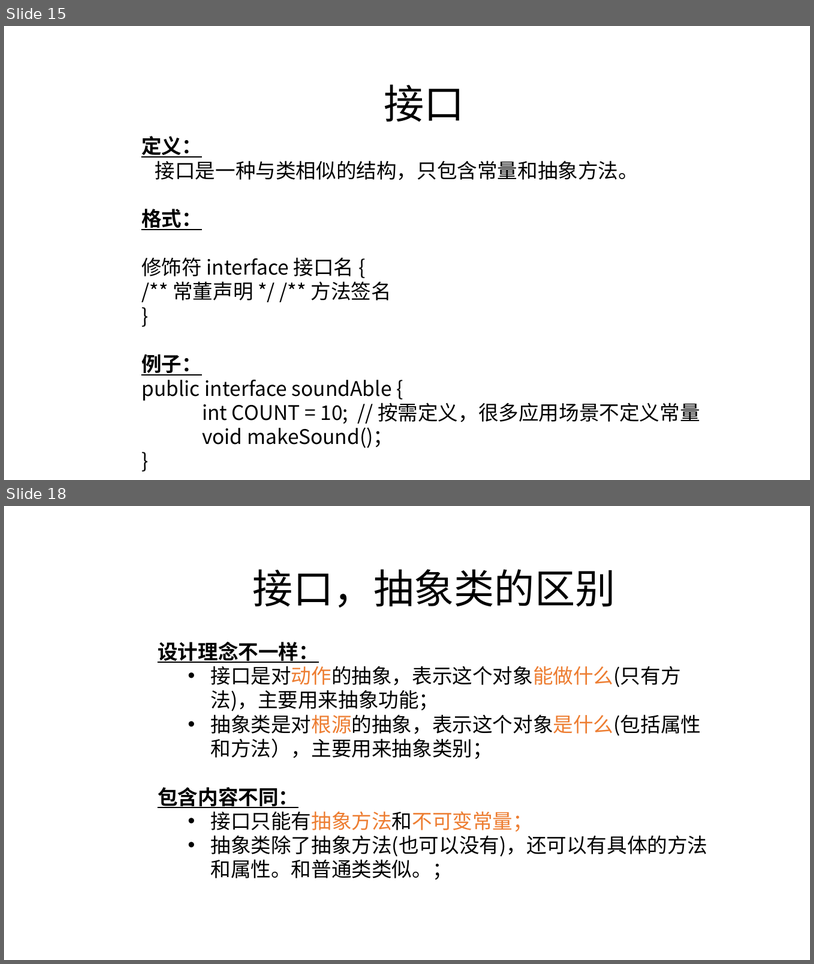
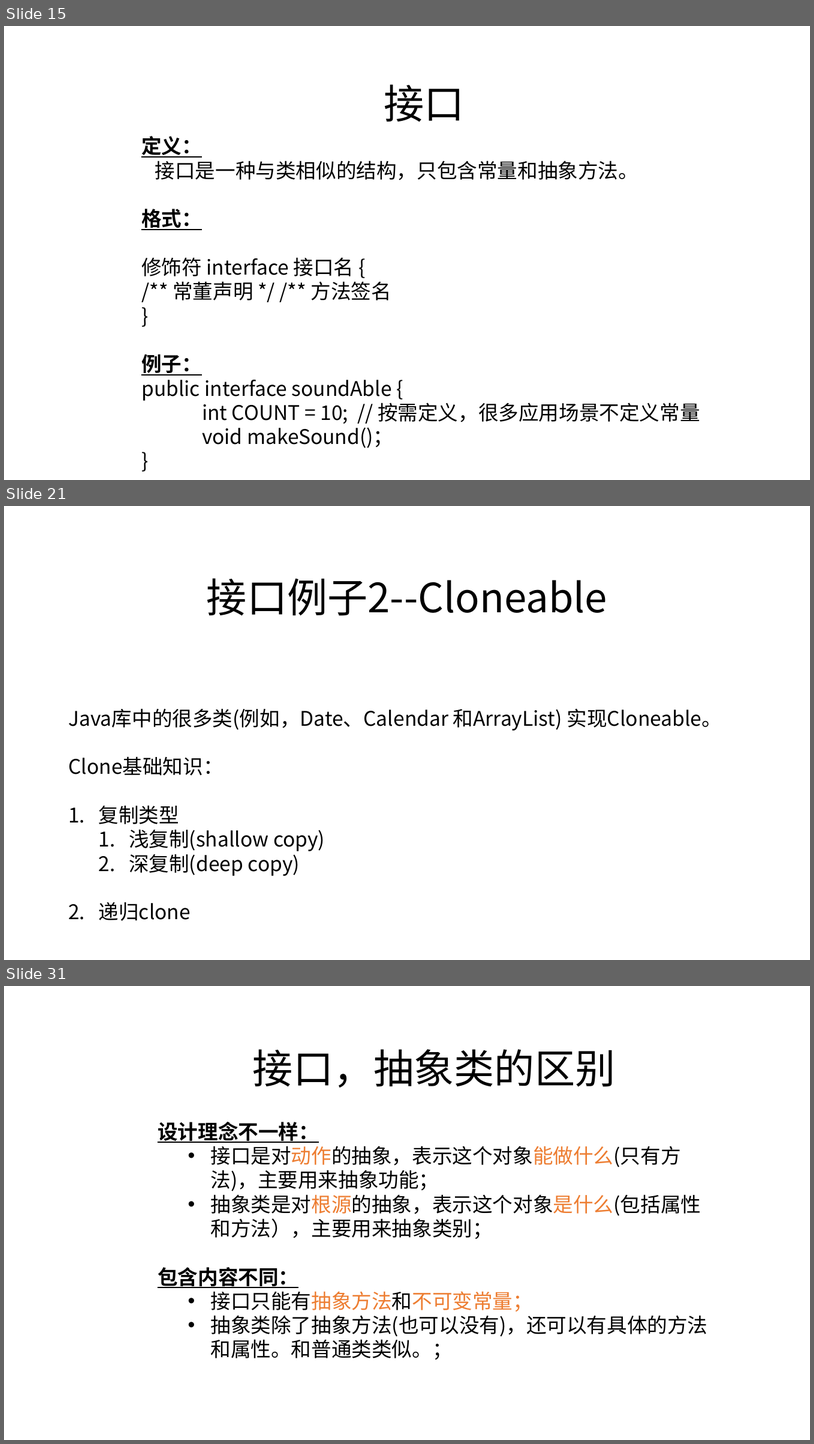
Before and after one commit to zjyesir/hmc_java_1, a slide deck: ppt/12.抽象类和接口.pptx. Shown one above the other, each under a label of ours: slides 15 and 18 before the commit, slides 15, 21 and 31 after it; the slides between them are not shown. The pictures are 814x964 and 814x1444 pixels, drawn with LibreOffice and Linux fonts; fonts in the diff are those of the drawing; background and template pictures are left out. Boxes give left, top, right and bottom in pixels: in the first picture for what was removed or moved away, otherwise in the second. Text is boxed around its words. In the diff, an @@ line names an element or a change of style, - is before the commit and + after.

```diff
--- a/ppt/12.抽象类和接口.pptx
+++ b/ppt/12.抽象类和接口.pptx
@@ slide 21 added at [4, 506, 810, 960], background picture (left out) @@
@@ text added at [207, 578, 608, 616], 48 pt, text #000000 @@
+接口例子2--Cloneable
@@ text added at [68, 708, 723, 921], 24 pt, text #000000 @@
+Java库中的很多类(例如，Date、Calendar 和ArrayList) 实现Cloneable。
+Clone基础知识：
+1. 复制类型
+  1. 浅复制(shallow copy)
+  2. 深复制(deep copy)
+2. 递归clone
@@ what was slide 18 is now slide 31 @@
```
Also in this commit, not shown: 1 slide changed, 13 other slides added, 2 slides removed.
